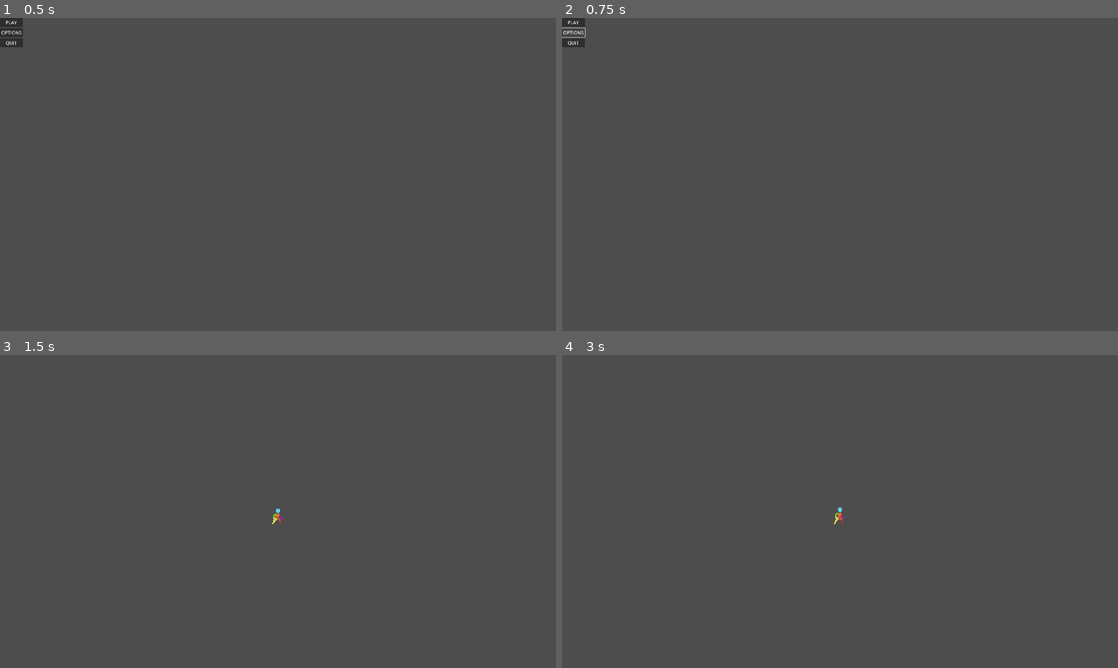
Above: before the commit, frames 1-4 (two rows, left to right).
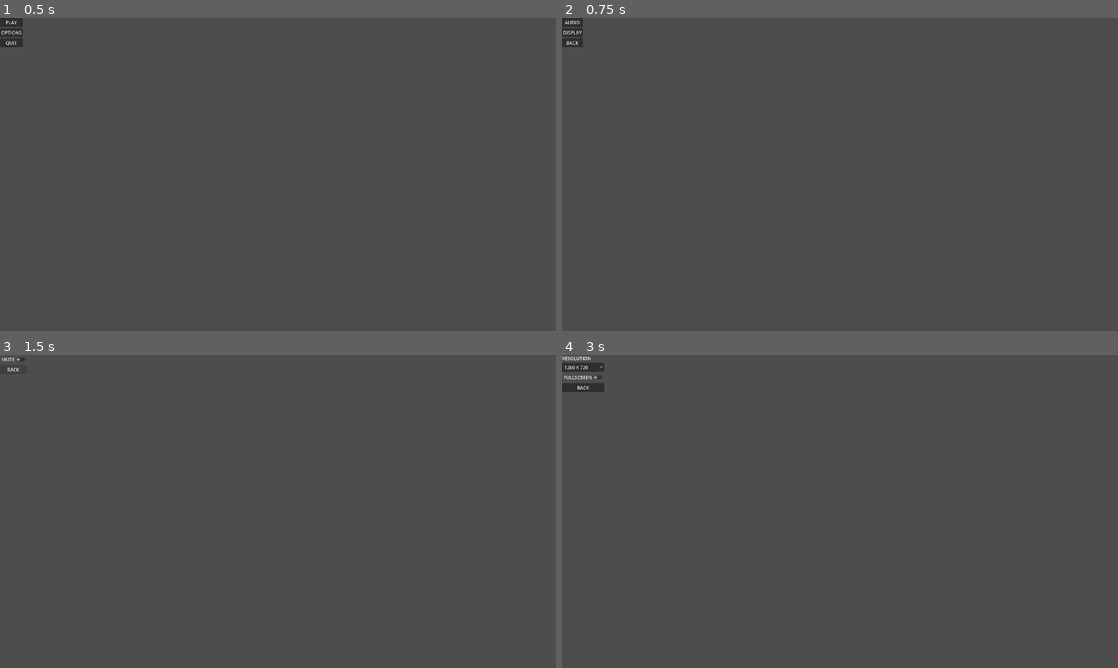
Above: after the commit, the same moments.

Repository: SJCooper/Prototype1
Game: Godot game, scene res://Assets/Scenes/Menus/start_menu.tscn
The game is run twice, just before and just after one commit, with the same random seed, the same clock (stepped at 60 frames per second) and the same inputs.
Inputs (mouse positions are in pixels of both pictures, inside the frame that each line leads up to):
- Up to frame 1 (0.5 s): no input
- Up to frame 2 (0.75 s): click "OPTIONS" at 0.5 s
- Up to frame 3 (1.5 s): click (11, 358) at 1.25 s, where only the run after the commit has a clickable "AUDIO"
- Up to frame 4 (3 s): click (573, 370) at 2 s, where only the run after the commit has a clickable "BACK"; click (573, 370) at 2.75 s, where only the run after the commit has a clickable "DISPLAY"

Frame 1 is identical in both runs. In frame 2, 0.1% of the frame differs, in the area x 0-5%, y 0-10%; in frame 3, less than 0.1%; in frame 4, 0.5%, in the area x 0-51%, y 0-54%.

Commit message:
update menu path names
update references after moving menus into scenes/menus to organise

Diff:
--- a/Assets/Scripts/audio_menu.gd
+++ b/Assets/Scripts/audio_menu.gd
@@ -5,4 +5,4 @@
 	AudioServer.set_bus_mute(0,toggled_on)
 
 func _on_button_pressed():
-	get_tree().change_scene_to_file("res://Assets/Scenes/options_menu.tscn")
+	get_tree().change_scene_to_file("res://Assets/Scenes/Menus/options_menu.tscn")
--- a/Assets/Scripts/display_menu.gd
+++ b/Assets/Scripts/display_menu.gd
@@ -16,4 +16,4 @@
 		DisplayServer.window_set_mode(DisplayServer.WINDOW_MODE_WINDOWED)
 
 func _on_button_pressed():
-	get_tree().change_scene_to_file("res://Assets/Scenes/options_menu.tscn")
+	get_tree().change_scene_to_file("res://Assets/Scenes/Menus/options_menu.tscn")
--- a/Assets/Scripts/options_menu.gd
+++ b/Assets/Scripts/options_menu.gd
@@ -1,10 +1,10 @@
 extends Control
 
 func _on_display_pressed():
-	get_tree().change_scene_to_file("res://Assets/Scenes/display_menu.tscn")
+	get_tree().change_scene_to_file("res://Assets/Scenes/Menus/display_menu.tscn")
 
 func _on_back_pressed():
-	get_tree().change_scene_to_file("res://Assets/Scenes/start_menu.tscn")
+	get_tree().change_scene_to_file("res://Assets/Scenes/Menus/start_menu.tscn")
 
 func _on_audio_pressed():
-	get_tree().change_scene_to_file("res://Assets/Scenes/audio_menu.tscn")
+	get_tree().change_scene_to_file("res://Assets/Scenes/Menus/audio_menu.tscn")
--- a/Assets/Scripts/start_menu.gd
+++ b/Assets/Scripts/start_menu.gd
@@ -4,7 +4,7 @@
 	get_tree().change_scene_to_file("res://Assets/Scenes/game.tscn")
 
 func _on_options_pressed():
-	get_tree().change_scene_to_file("res://Assets/Scenes/options_menu.tscn")
+	get_tree().change_scene_to_file("res://Assets/Scenes/Menus/options_menu.tscn")
 
 func _on_quit_pressed():
 	get_tree().quit()
